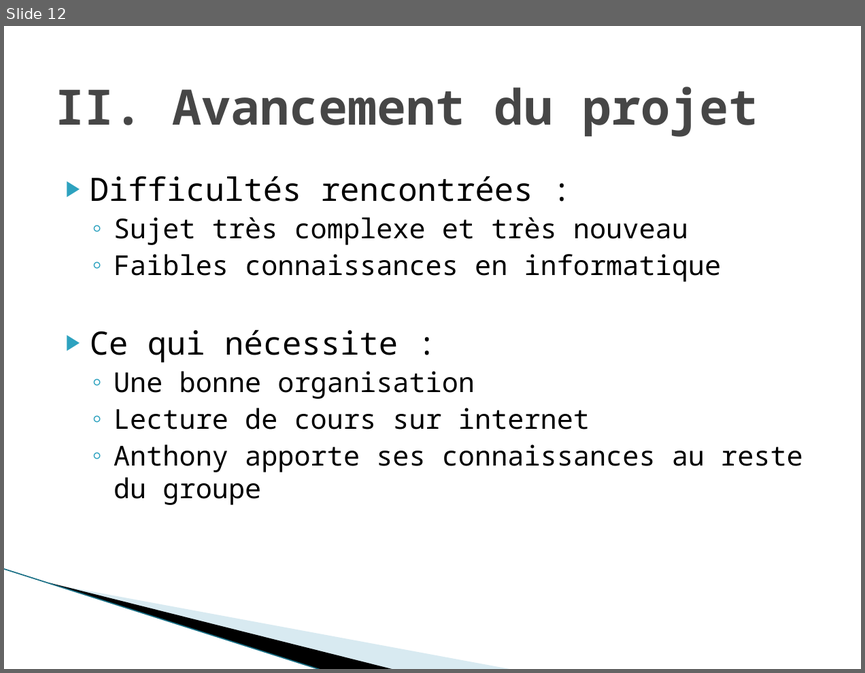
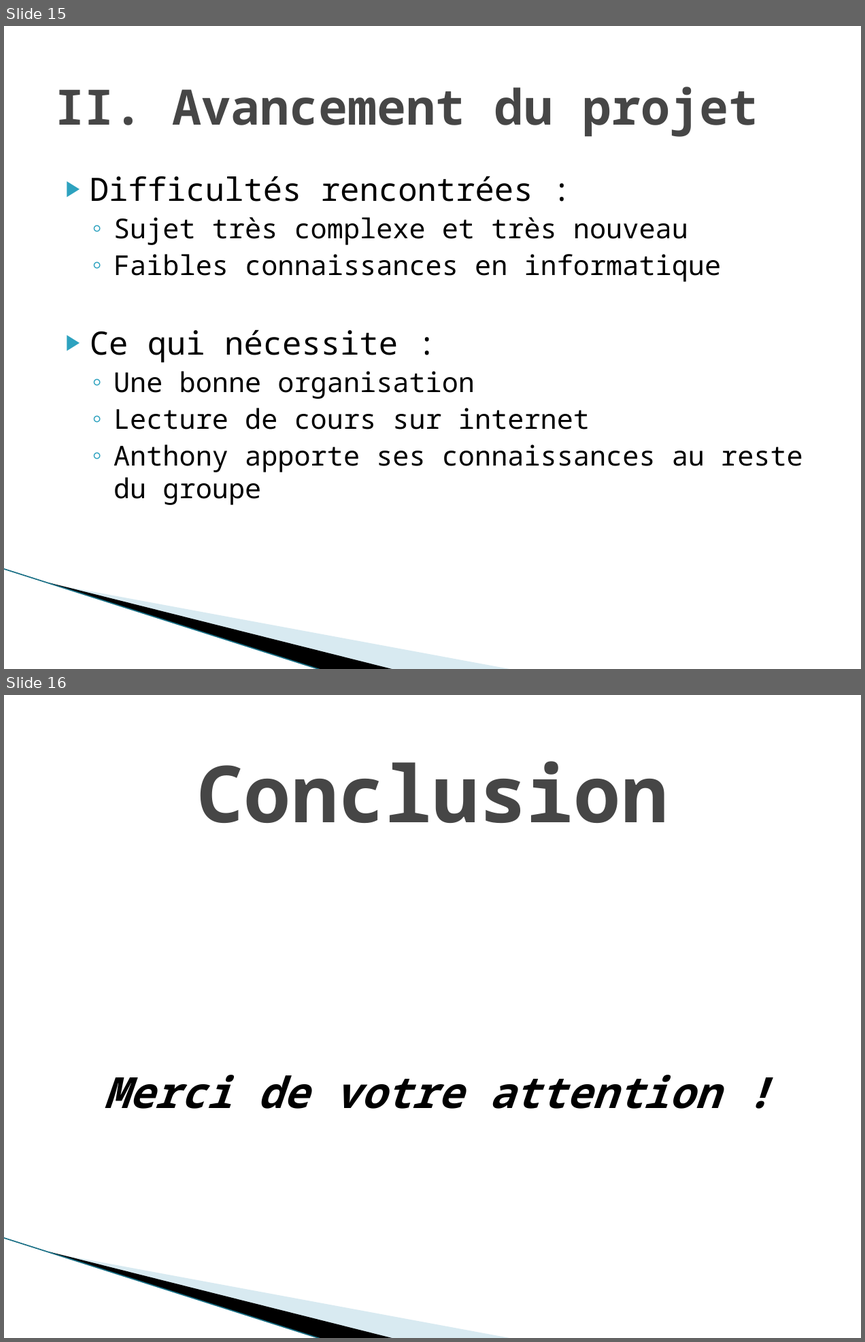
Before and after one commit to klnkg/cristallo3d, a slide deck: Preparation rencontre respo gestion/Powerpoint final/ANIMATION 3D EN CRISTALLOGRAPHIE.pptx. Shown one above the other, each under a label of ours: slide 12 before the commit, slides 15 and 16 after it. The pictures are 865x673 and 865x1342 pixels, drawn with LibreOffice and Linux fonts; fonts in the diff are those of the drawing; background and template pictures are left out. Boxes give left, top, right and bottom in pixels: in the first picture for what was removed or moved away, otherwise in the second. Text is boxed around its words. In the diff, an @@ line names an element or a change of style, - is before the commit and + after.

```diff
--- a/Preparation rencontre respo gestion/Powerpoint final/ANIMATION 3D EN CRISTALLOGRAPHIE.pptx
+++ b/Preparation rencontre respo gestion/Powerpoint final/ANIMATION 3D EN CRISTALLOGRAPHIE.pptx
@@ slide 16 added at box(4, 695, 861, 1338), background #FFFFFF; not listed: 3 template elements that a slide beside it also shows @@
@@ title added at box(197, 761, 668, 823), 66 pt, text #464646, bold @@
+Conclusion
@@ text added at box(103, 1074, 720, 1108), 36 pt, text #000000, bold, italic @@
+Merci de votre attention !
@@ what was slide 12 is now slide 15 @@
```
Also in this commit, not shown: 3 slides changed, 3 other slides added.
